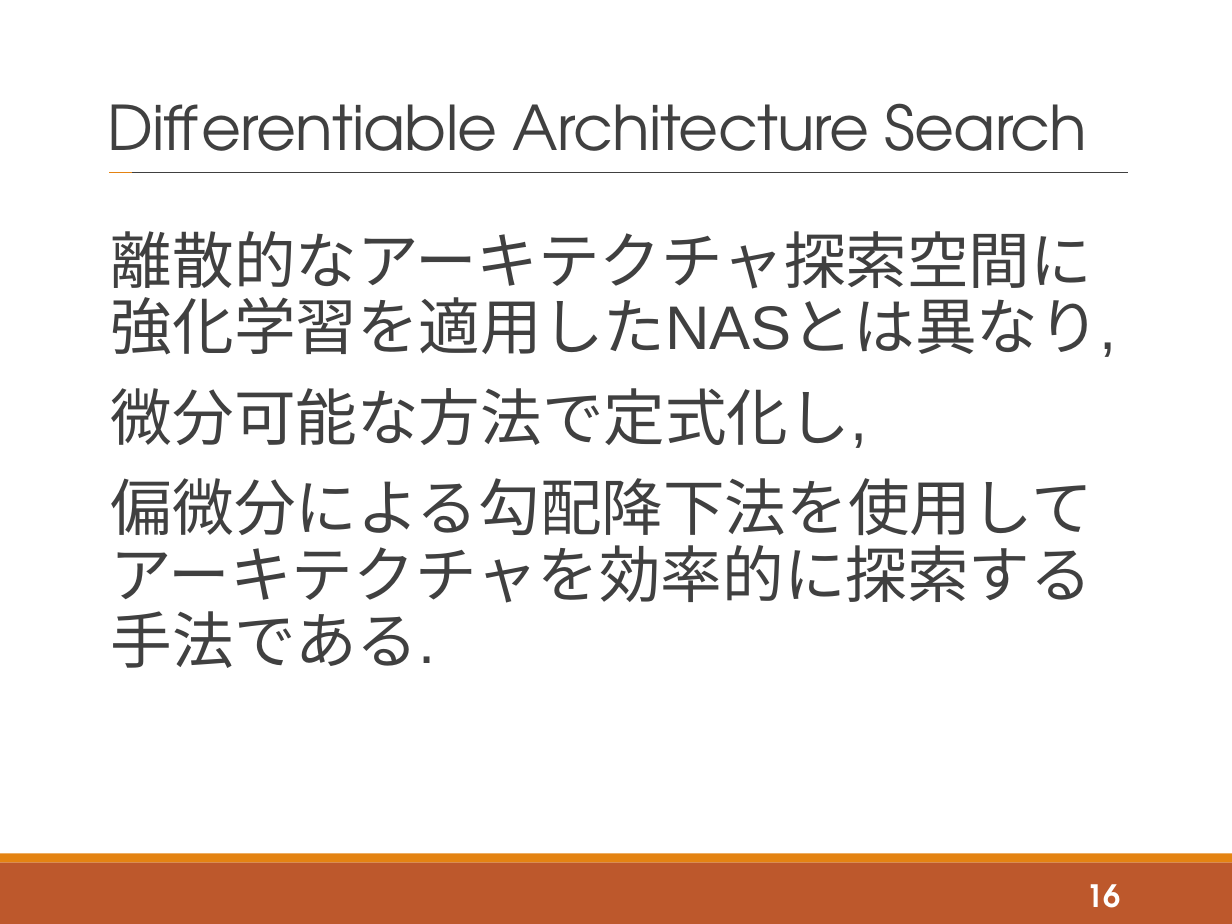
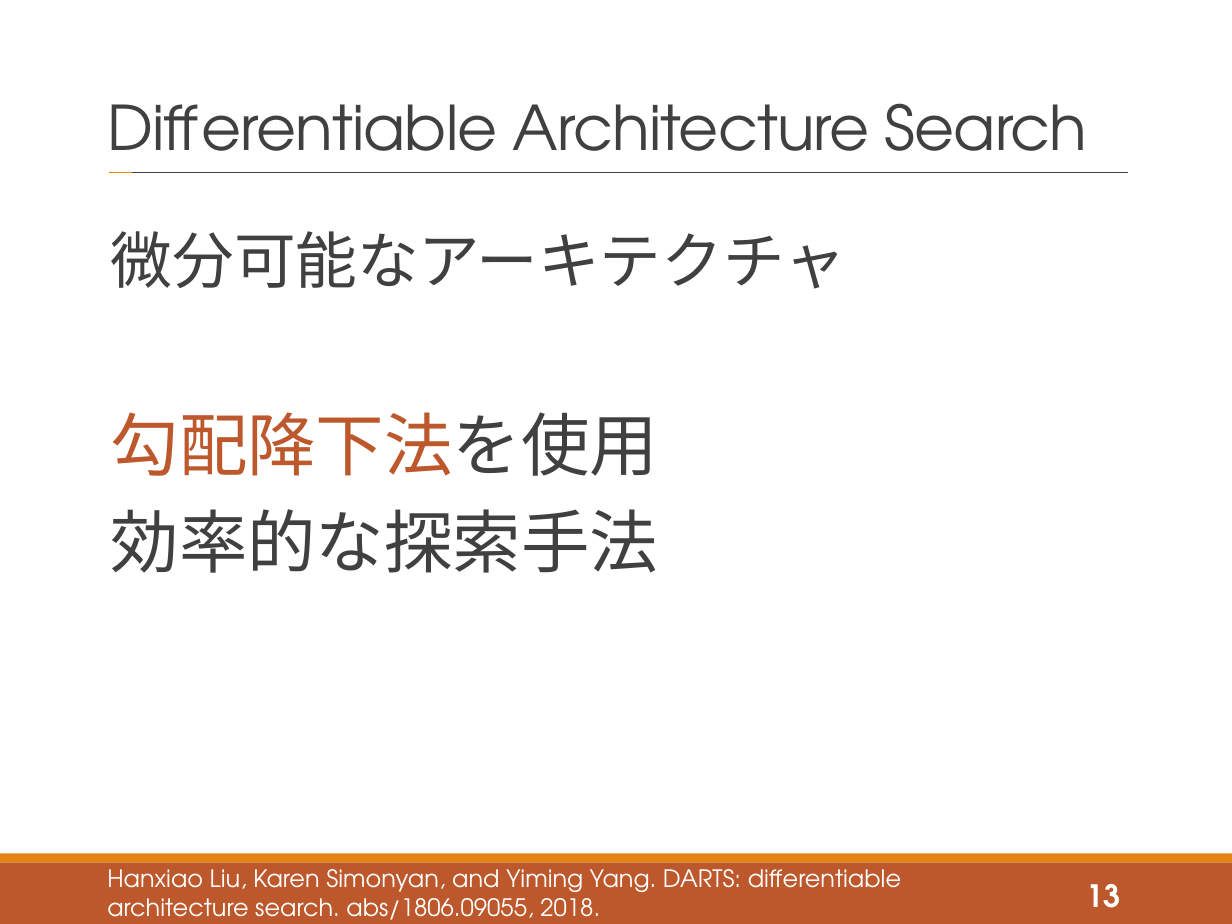
Before and after one commit to tatsuya-sugiyama/WeeklyReport, a slide deck: slide 13 of report/2020後期/2020_2nd_sugiyama.pptx (slide 16 before the commit). Drawn at 1232x924 pixels with LibreOffice and Linux fonts; fonts in the diff are those of the drawing. Boxes give left, top, right and bottom in pixels: in the first picture for what was removed or moved away, otherwise in the second. Text is boxed around its words. In the diff, an @@ line names an element or a change of style, - is before the commit and + after.

```diff
--- a/report/2020後期/2020_2nd_sugiyama.pptx
+++ b/report/2020後期/2020_2nd_sugiyama.pptx
@@ text at bbox=[111, 231, 846, 573]: text changed; size 36 to 40 pt @@
-離散的なアーキテクチャ探索空間に強化学習を適用したNASとは異なり,
-微分可能な方法で定式化し,
-偏微分による勾配降下法を使用してアーキテクチャを効率的に探索する手法である.
+微分可能なアーキテクチャ
+勾配降下法を使用
+効率的な探索手法
@@ text added at bbox=[107, 862, 901, 920], 14 pt, text #FFFFFF @@
+Hanxiao Liu, Karen Simonyan, and Yiming Yang. DARTS: differentiable architecture search. abs/1806.09055, 2018.
@@ page number at bbox=[1086, 884, 1120, 908]: text changed @@
-16
+13
```
Also in this commit, not shown: 8 other slides changed, 17 slides added, 2 slides removed.
